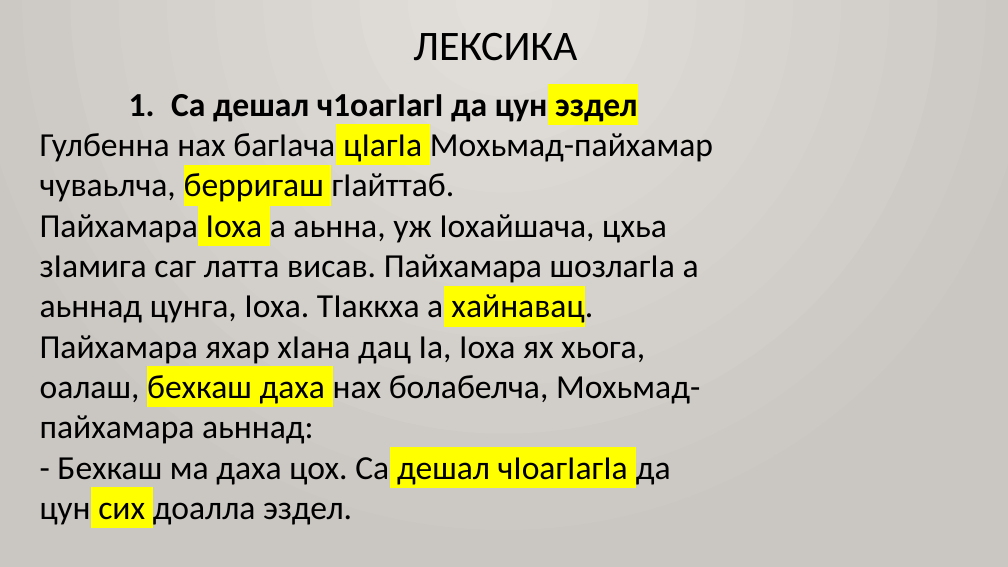
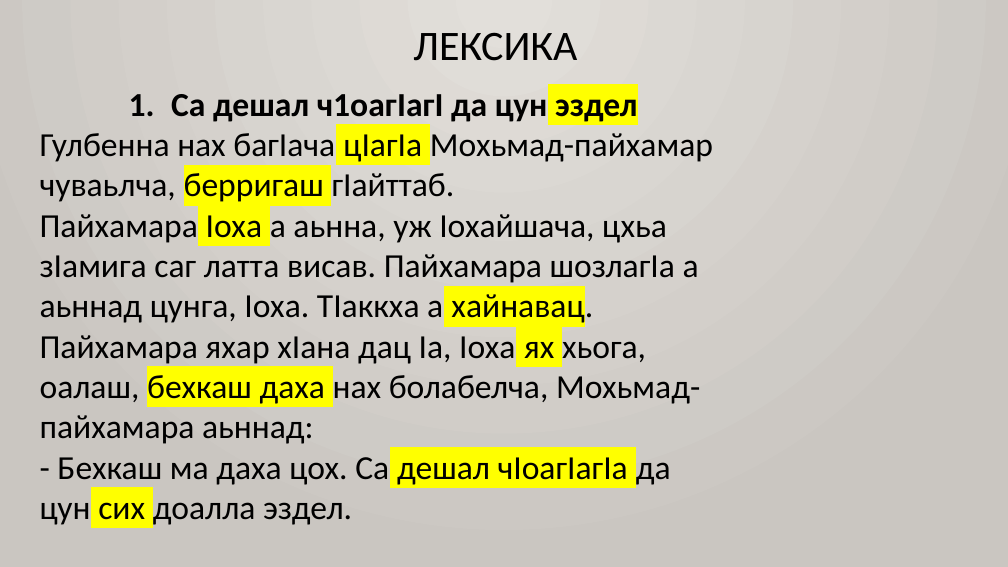
Before and after one commit to bumbari/dahkilgov, a slide deck: slide 7 of p/pptx/p_001.pptx. Drawn at 1008x567 pixels with LibreOffice and Linux fonts; fonts in the diff are those of the drawing. Boxes give left, top, right and bottom in pixels: in the first picture for what was removed or moved away, otherwise in the second. Text is boxed around its words. In the diff, an @@ line names an element or a change of style, - is before the commit and + after.

Commit message:
some adjustments

```diff
--- a/p/pptx/p_001.pptx
+++ b/p/pptx/p_001.pptx
@@ text at (40, 335, 700, 444): highlight none to #FFFF00 in "ях" @@
```
